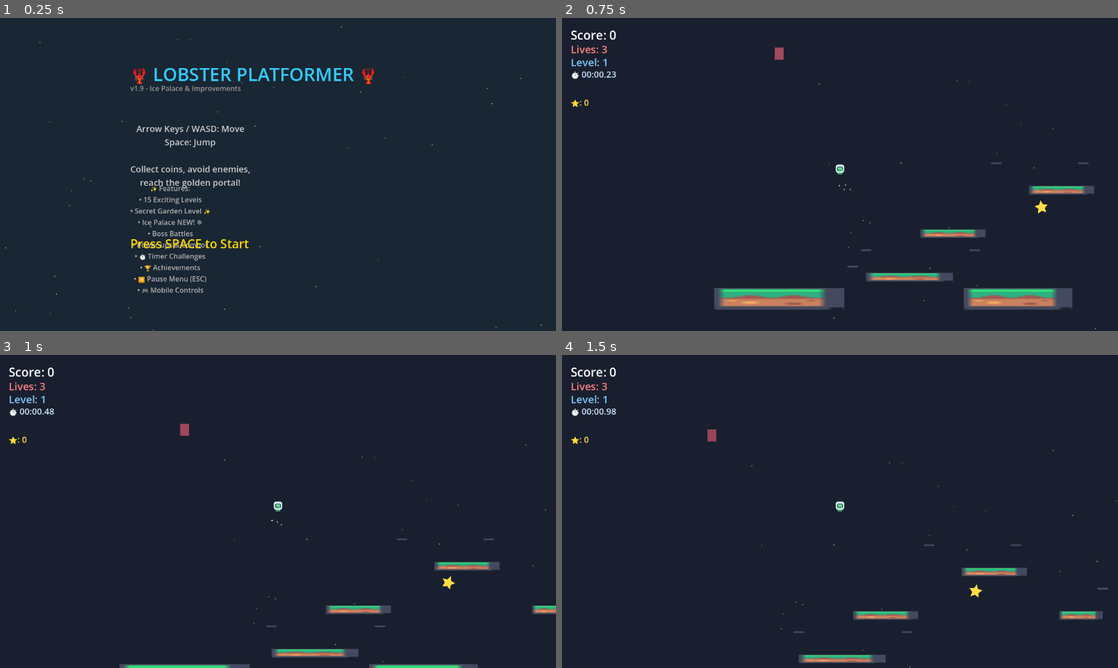
Above: before the commit, frames 1-4 (two rows, left to right).
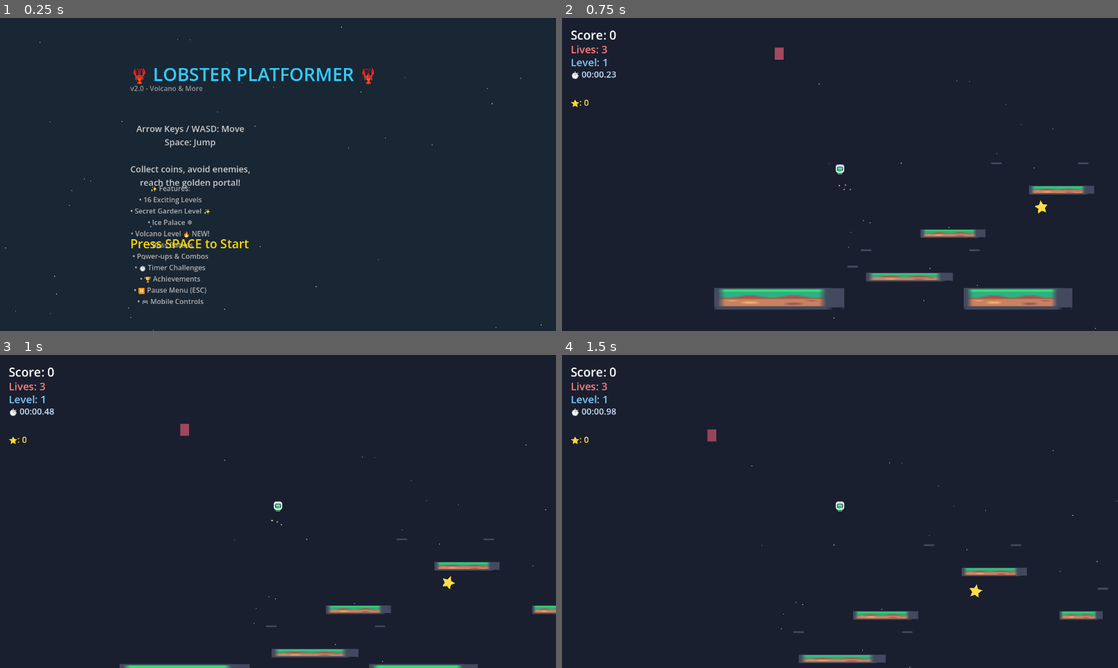
Above: after the commit, the same moments.

Repository: LungTakumi/ClawPlatformer
Game: Godot game, scene res://main.tscn
The game is run twice, just before and just after one commit, with the same random seed, the same clock (stepped at 60 frames per second) and the same inputs.
Inputs (mouse positions are in pixels of both pictures, inside the frame that each line leads up to):
- Up to frame 1 (0.25 s): no input
- Up to frame 2 (0.75 s): tap Space (jump) at 0.5 s; move the mouse to (962, 158) at 0.52 s; hold Right (move_right) from 0.53 s (still down); tap B at 0.6 s; click (962, 158) at 0.67 s
- Up to frame 3 (1 s): keep holding Right (move_right); tap Space (jump) at 0.77 s
- Up to frame 4 (1.5 s): release Right (move_right) at 1.25 s; drag from (728, 527) to (906, 649) at 1.27 s

The runs differ from the first frame. In frame 1, 1.1% of the frame differs, in the area x 23-44%, y 21-92%; in frame 2, nothing differs; in frame 3, nothing differs; in frame 4, nothing differs.
Error before the commit: Invalid access to property or key 'released' on a base object of type 'Button'. (res://main.gd:1203)
Error after the commit: Invalid access to property or key 'released' on a base object of type 'Button'. (res://main.gd:1239)

Commit message:
v2.0 - Add Volcano level, fix moving platform physics

Diff:
--- a/main.gd
+++ b/main.gd
@@ -496,6 +496,42 @@
 			{"x": 950, "y": 310, "min_x": 900, "max_x": 1050}
 		],
 		"goal": {"x": 1150, "y": 400}
+	},
+	# NEW! Volcano - Lava/Fire themed level (v2.0)
+	{
+		"name": "Volcano",
+		"bg_color": Color(0.2, 0.08, 0.05),
+		"platforms": [
+			{"x": 50, "y": 550, "w": 120, "h": 30},
+			{"x": 200, "y": 480, "w": 80, "h": 20},
+			{"x": 350, "y": 400, "w": 80, "h": 20},
+			{"x": 500, "y": 480, "w": 80, "h": 20},
+			{"x": 650, "y": 400, "w": 100, "h": 20},
+			{"x": 800, "y": 320, "w": 80, "h": 20},
+			{"x": 650, "y": 220, "w": 80, "h": 20},
+			{"x": 800, "y": 140, "w": 100, "h": 20},
+			{"x": 950, "y": 220, "w": 80, "h": 20},
+			{"x": 1100, "y": 300, "w": 100, "h": 20},
+			{"x": 1250, "y": 400, "w": 150, "h": 20}
+		],
+		"coins": [
+			{"x": 80, "y": 480}, {"x": 220, "y": 420},
+			{"x": 370, "y": 340}, {"x": 520, "y": 420},
+			{"x": 680, "y": 340}, {"x": 820, "y": 260},
+			{"x": 670, "y": 160}, {"x": 830, "y": 80},
+			{"x": 970, "y": 160}, {"x": 1130, "y": 240},
+			{"x": 1300, "y": 340}
+		],
+		"stars": [
+			{"x": 350, "y": 280}, {"x": 700, "y": 100}, {"x": 1300, "y": 300}
+		],
+		"enemies": [
+			{"x": 250, "y": 440, "min_x": 200, "max_x": 300},
+			{"x": 700, "y": 360, "min_x": 650, "max_x": 750},
+			{"x": 850, "y": 280, "min_x": 800, "max_x": 900},
+			{"x": 1100, "y": 260, "min_x": 1050, "max_x": 1200}
+		],
+		"goal": {"x": 1300, "y": 350}
 	}
 ]
 
@@ -607,7 +643,7 @@
 
 	# Version info
 	var version = Label.new()
-	version.text = "v1.9 - Ice Palace & Improvements"
+	version.text = "v2.0 - Volcano & More"
 	version.horizontal_alignment = HORIZONTAL_ALIGNMENT_CENTER
 	version.position = Vector2(300, 150)
 	version.add_theme_font_size_override("font_size", 16)
@@ -634,7 +670,7 @@
 
 	# Features list
 	var features = Label.new()
-	features.text = "✨ Features:\n• 15 Exciting Levels\n• Secret Garden Level ✨\n• Ice Palace NEW! ❄️\n• Boss Battles\n• Power-ups & Combos\n• ⏱️ Timer Challenges\n• 🏆 Achievements\n• ⏸️ Pause Menu (ESC)\n• 🎮 Mobile Controls"
+	features.text = "✨ Features:\n• 16 Exciting Levels\n• Secret Garden Level ✨\n• Ice Palace ❄️\n• Volcano Level 🔥 NEW!\n• Boss Battles\n• Power-ups & Combos\n• ⏱️ Timer Challenges\n• 🏆 Achievements\n• ⏸️ Pause Menu (ESC)\n• 🎮 Mobile Controls"
 	features.horizontal_alignment = HORIZONTAL_ALIGNMENT_CENTER
 	features.position = Vector2(300, 380)
 	features.add_theme_font_size_override("font_size", 16)
--- a/moving_platform.gd
+++ b/moving_platform.gd
@@ -2,7 +2,7 @@
 
 var start_pos: Vector2
 var move_data: Dictionary = {}
-var move_speed = 2.0  # Speed of oscillation
+var move_speed = 1.5  # Slower, smoother movement
 var move_timer = 0.0
 var current_velocity: Vector2 = Vector2.ZERO
 
@@ -27,8 +27,10 @@
 	var new_pos = position
 
 	if offset.length() > 0:
-		# Sine wave movement
+		# Sine wave movement - smooth and predictable
 		var amplitude = offset / 2.0  # Half the total offset each direction
+
+		# Calculate target position
 		var target_x = start_pos.x + sin(move_timer) * amplitude.x
 		var target_y = start_pos.y + sin(move_timer) * amplitude.y
 
@@ -38,6 +40,14 @@
 
 	# Apply velocity and move
 	velocity = current_velocity
+
+	# Use move_and_slide for proper collision detection
 	move_and_slide()
-	# Update position after move_and_slide
-	position = new_pos
+
+	# Only update position if we have significant velocity
+	if current_velocity.length() > 1:
+		position = new_pos
+
+# Get the platform's current velocity for player riding
+func get_platform_velocity() -> Vector2:
+	return current_velocity
--- a/player.gd
+++ b/player.gd
@@ -41,6 +41,20 @@
 	if not is_on_floor():
 		velocity.y += gravity * delta
 		velocity.y = min(velocity.y, MAX_FALL_SPEED)
+
+	# Handle moving platform - move player with platform when standing on it
+	var platform_velocity = Vector2.ZERO
+	if is_on_floor():
+		for i in get_slide_collision_count():
+			var collision = get_slide_collision(i)
+			if collision.get_collider() and collision.get_collider().is_in_group("moving_platform"):
+				if collision.get_collider().has_method("get_platform_velocity"):
+					platform_velocity = collision.get_collider().get_platform_velocity()
+				break
+
+	# Apply platform velocity to player (smooth)
+	if platform_velocity.length() > 0:
+		position += platform_velocity * delta
 
 	# Handle Jump - double jump
 	if Input.is_action_just_pressed("jump"):
Not shown, changed: DEVLOG.md
